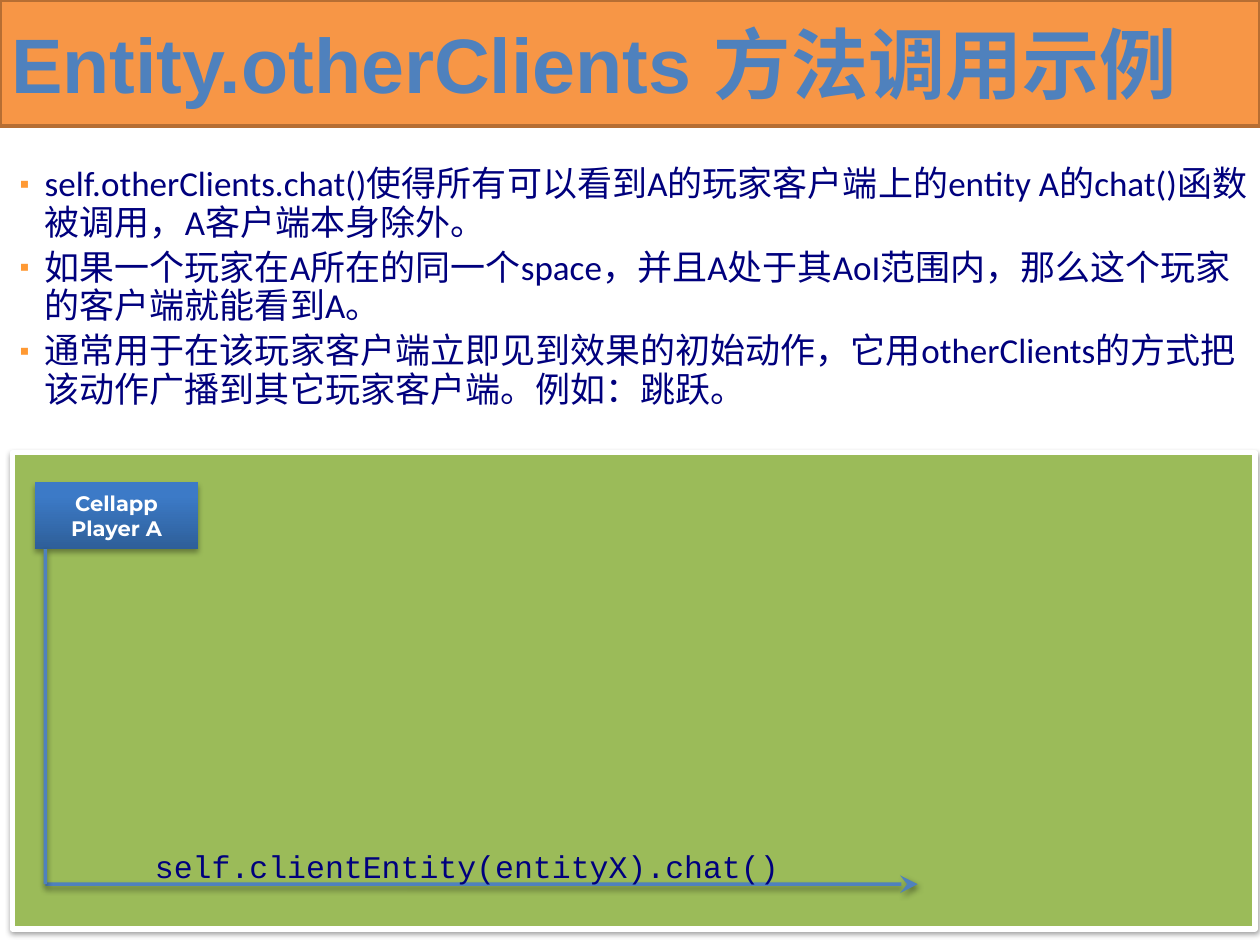
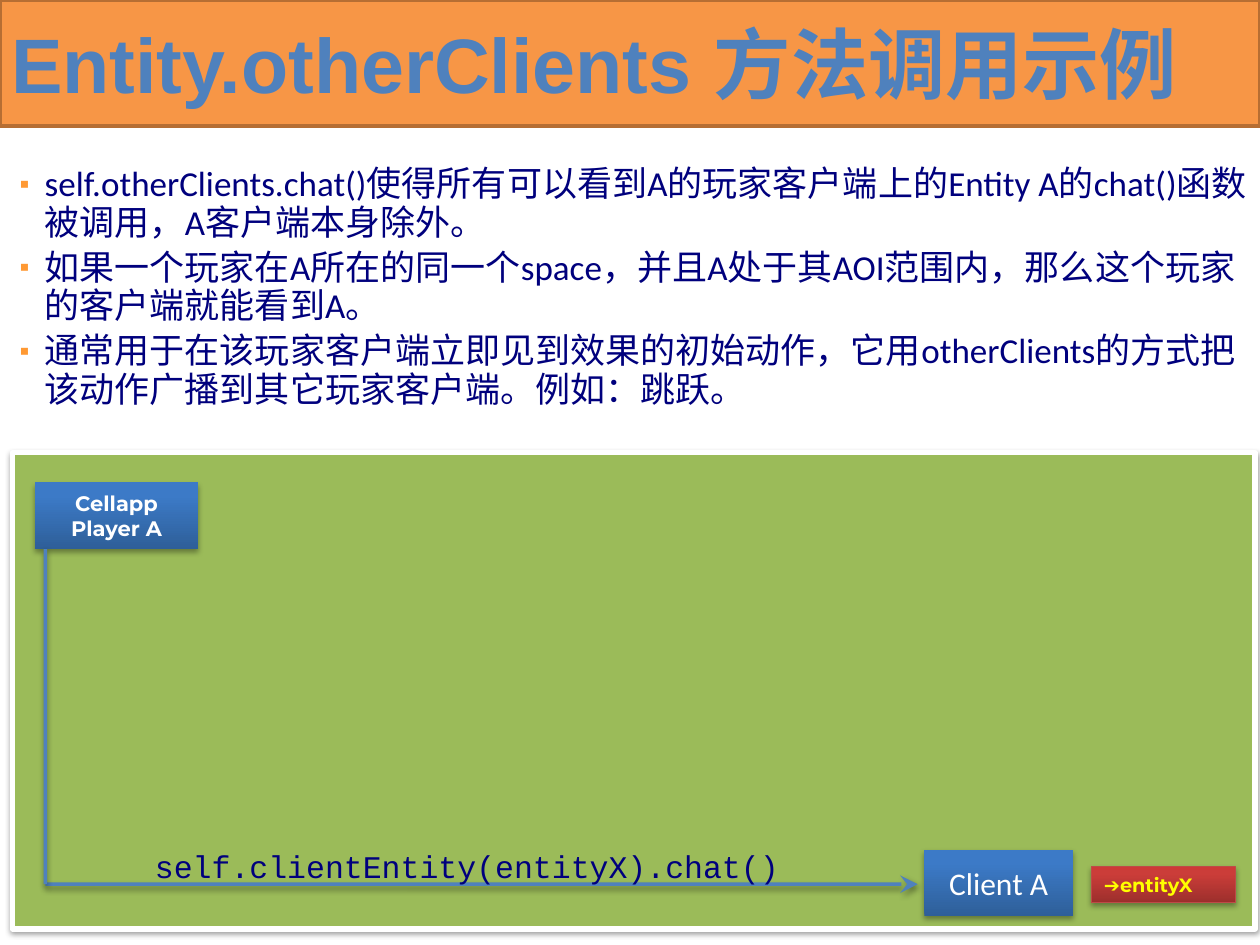
Before and after one commit to kbengine/kbengine_docs, a slide deck: slide 81 of KBEngine技术预览.pptx. Drawn at 1260x945 pixels with LibreOffice and Linux fonts; fonts in the diff are those of the drawing. Boxes give left, top, right and bottom in pixels: in the first picture for what was removed or moved away, otherwise in the second. Text is boxed around its words. In the diff, an @@ line names an element or a change of style, - is before the commit and + after.

Commit message:
up

```diff
--- a/KBEngine技术预览.pptx
+++ b/KBEngine技术预览.pptx
@@ text at [45, 168, 1246, 321]: text changed @@
-▪ self.otherClients.chat()使得所有可以看到A的玩家客户端上的entity A的chat()函数被调用，A客户端本身除外。
-▪ 如果一个玩家在A所在的同一个space，并且A处于其AoI范围内，那么这个玩家的客户端就能看到A。
+▪ self.otherClients.chat()使得所有可以看到A的玩家客户端上的Entity A的chat()函数被调用，A客户端本身除外。
+▪ 如果一个玩家在A所在的同一个space，并且A处于其AOI范围内，那么这个玩家的客户端就能看到A。
@@ rectangle added at [925, 849, 1074, 916], fill gradient #2F5F99 to #3D7CC7 to #3A7CCB, 18 pt, text #FFFFFF @@
+Client A
@@ rectangle added at [1091, 867, 1235, 903], fill gradient #9C2F2D to #CB3E3A to #CE3B37, outline #BF4C48 0.75 pt, 11 pt, text #FFFF00, bold @@
+➔entityX
```
